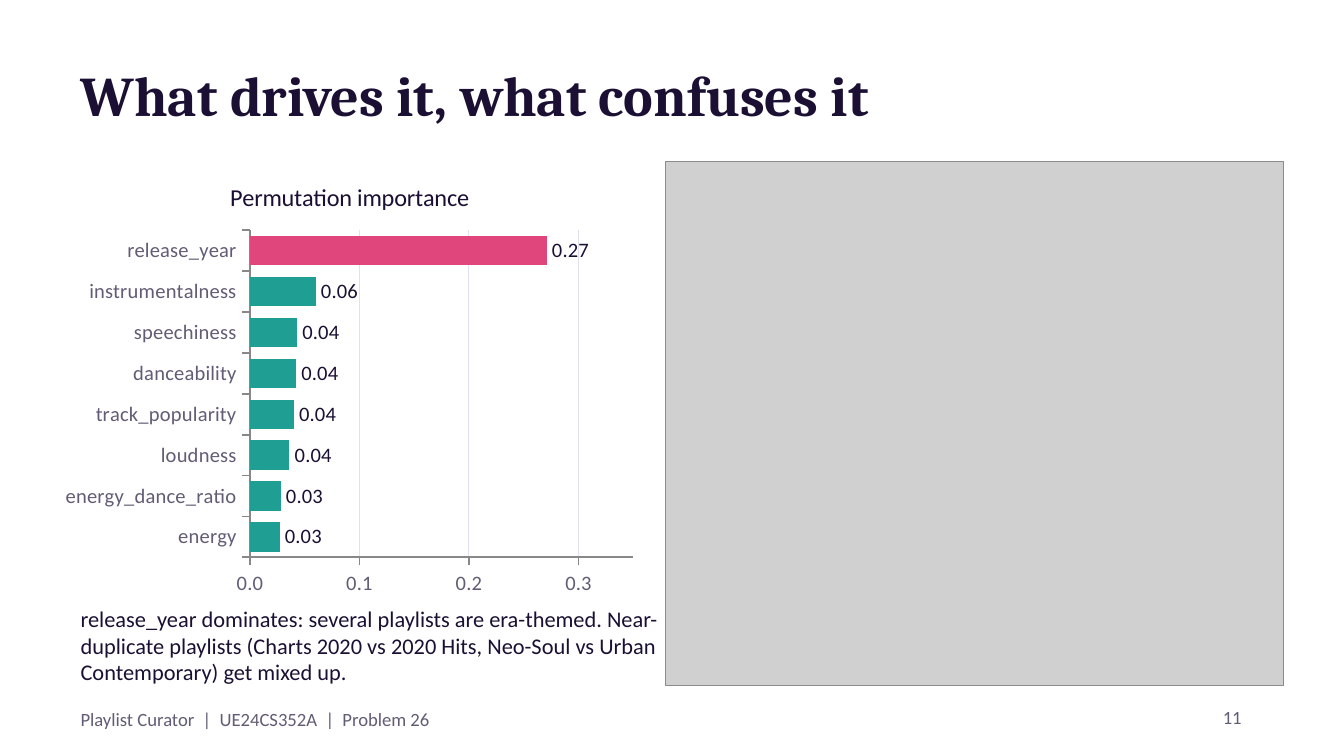
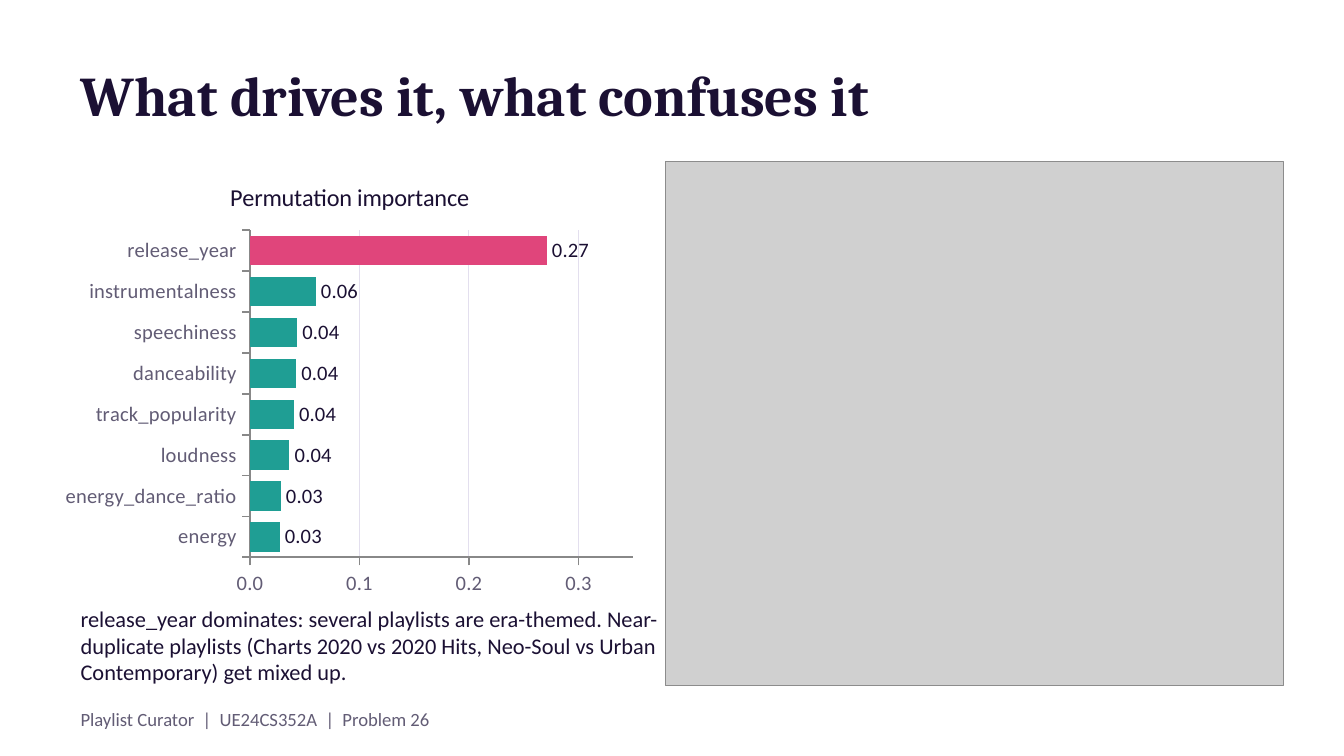
Before and after one commit to rekhadhorigol/ML-mini-project-playlist-curator, a slide deck: slide 9 of docs/Presentation_Team_23_final.pptx (slide 11 before the commit). Drawn at 1344x756 pixels with LibreOffice and Linux fonts; fonts in the diff are those of the drawing; grey boxes stand for pictures. Boxes give left, top, right and bottom in pixels: in the first picture for what was removed or moved away, otherwise in the second. Text is boxed around its words. In the diff, an @@ line names an element or a change of style, - is before the commit and + after.

```diff
--- a/docs/Presentation_Team_23_final.pptx
+++ b/docs/Presentation_Team_23_final.pptx
@@ page number removed at (1223, 712, 1242, 724) @@
-11
```
Also in this commit, not shown: 13 other slides changed, 2 slides removed.
